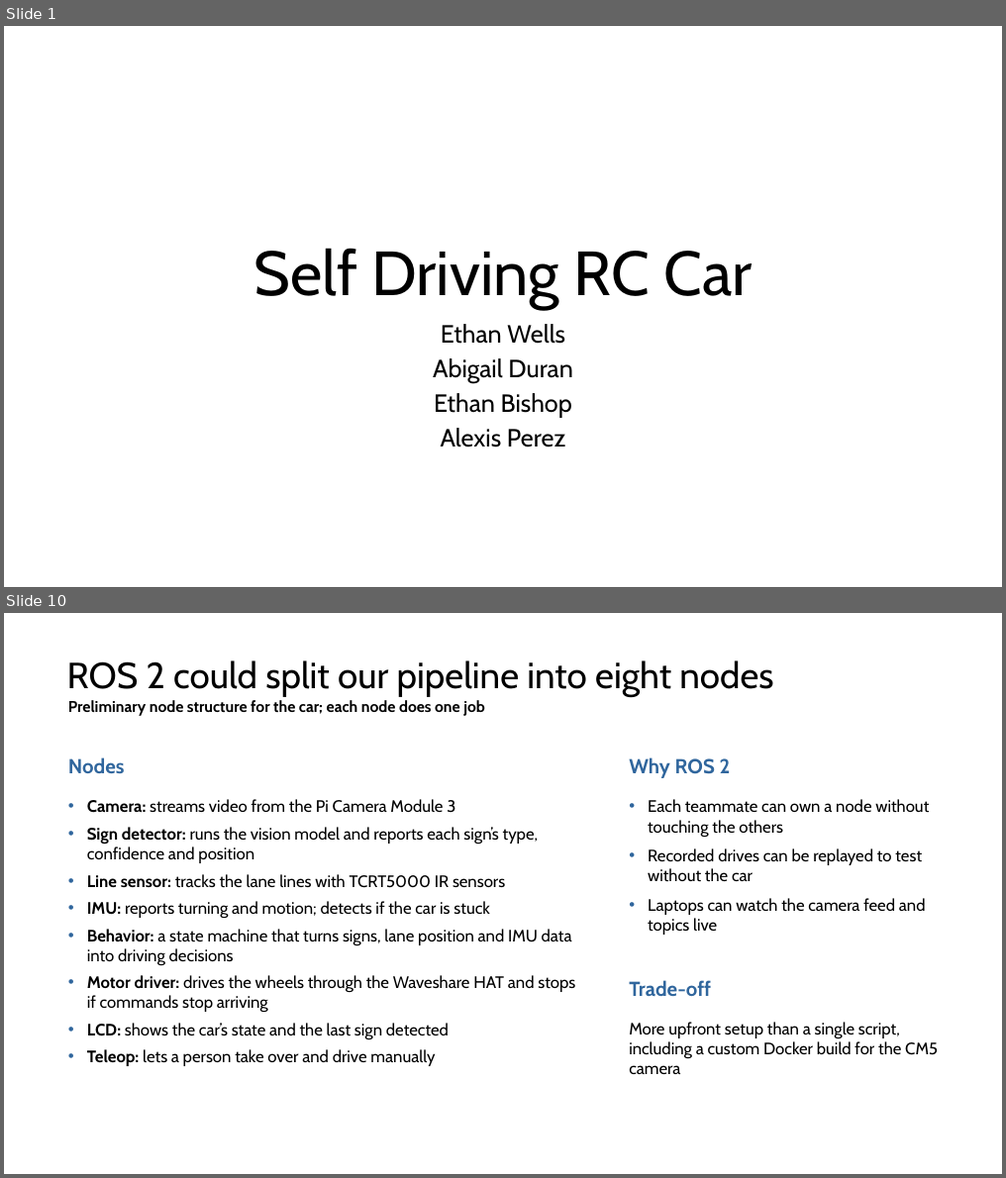
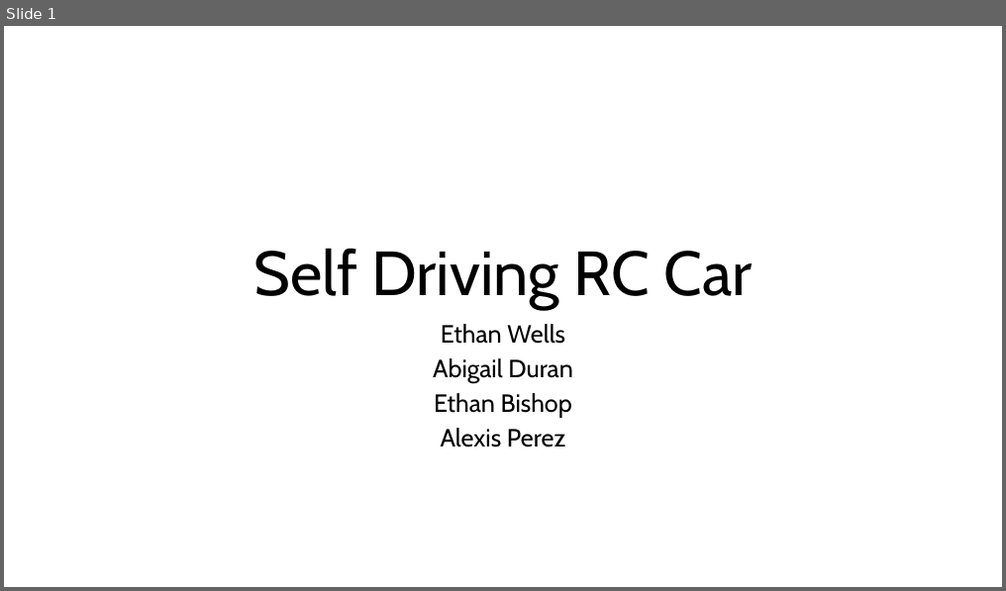
Before and after one commit to EthanWellsSr/BuggyBot, a slide deck: Weekly Reports/Self-Driving-RC-Car.pptx. Shown one above the other, each under a label of ours: slides 1 and 10 before the commit, slide 1 after it; the slides between them are not shown. The pictures are 1006x1178 and 1006x591 pixels, drawn with LibreOffice and Linux fonts; fonts in the diff are those of the drawing. Boxes give left, top, right and bottom in pixels: in the first picture for what was removed or moved away, otherwise in the second. Text is boxed around its words. In the diff, an @@ line names an element or a change of style, - is before the commit and + after.

```diff
--- a/Weekly Reports/Self-Driving-RC-Car.pptx
+++ b/Weekly Reports/Self-Driving-RC-Car.pptx
@@ slide 10 removed at [4,613,1002,1174], background #FFFFFF @@
@@ title removed at [67,661,773,697] @@
-ROS 2 could split our pipeline into eight nodes
@@ text removed at [68,700,485,716] @@
-Preliminary node structure for the car; each node does one job
@@ text removed at [68,758,125,773] @@
-Nodes
@@ text removed at [629,758,731,778] @@
-Why ROS 2
@@ text removed at [87,799,575,1066] @@
-• Camera: streams video from the Pi Camera Module 3
-• Sign detector: runs the vision model and reports each sign’s type, confidence and position
-• Line sensor: tracks the lane lines with TCRT5000 IR sensors
-• IMU: reports turning and motion; detects if the car is stuck
-• Behavior: a state machine that turns signs, lane position and IMU data into driving decisions
-• Motor driver: drives the wheels through the Waveshare HAT and stops if commands stop arriving
-• LCD: shows the car’s state and the last sign detected
-• Teleop: lets a person take over and drive manually
@@ text removed at [648,799,929,935] @@
-• Each teammate can own a node without touching the others
-• Recorded drives can be replayed to test without the car
-• Laptops can watch the camera feed and topics live
@@ text removed at [629,980,711,996] @@
-Trade-off
@@ text removed at [629,1022,938,1074] @@
-More upfront setup than a single script, including a custom Docker build for the CM5 camera
```
Also in this commit, not shown: 3 slides changed, 8 slides added, 9 other slides removed.
